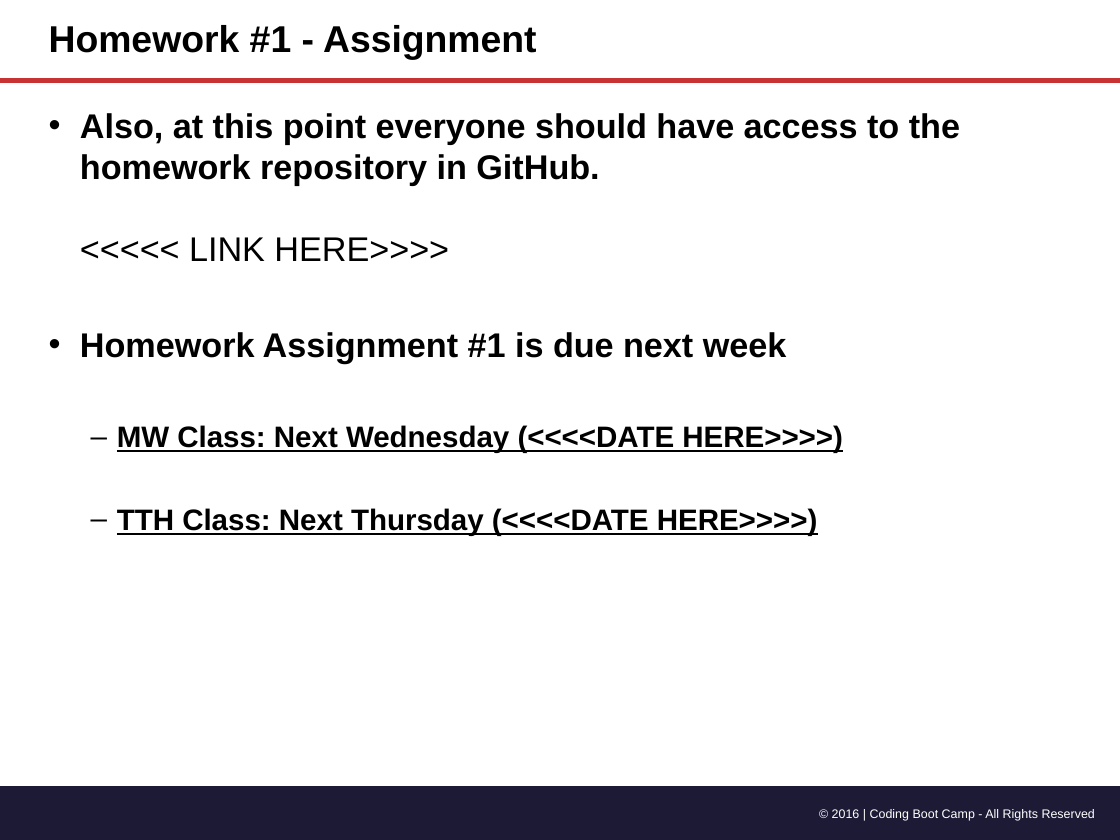
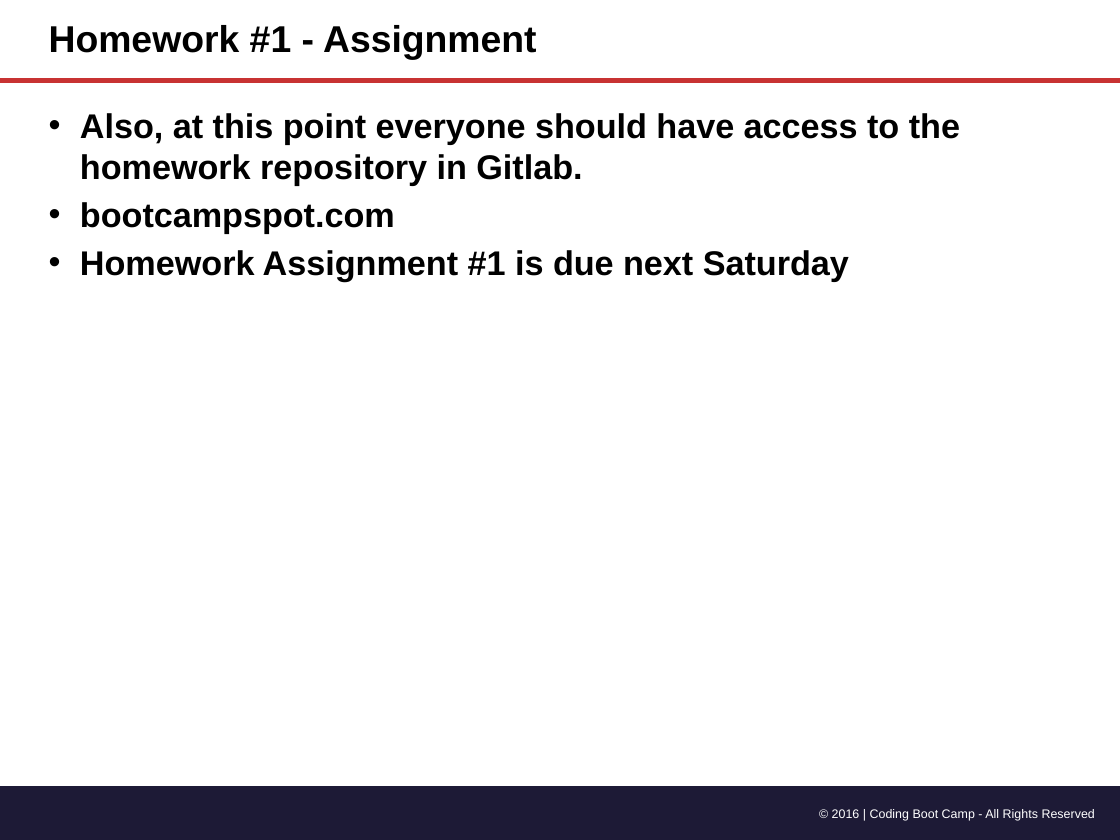
Before and after one commit to katberry1991/bootcamp, a slide deck: slide 5 of 01-25-17:01-26-17-HTML:CSS:Git-1.2/Slide-Shows/Gitn_Pro_HTML_CSS.pptx. Drawn at 1120x840 pixels with LibreOffice and Linux fonts; fonts in the diff are those of the drawing. Boxes give left, top, right and bottom in pixels: in the first picture for what was removed or moved away, otherwise in the second. Text is boxed around its words. In the diff, an @@ line names an element or a change of style, - is before the commit and + after.

```diff
--- a/01-25-17:01-26-17-HTML:CSS:Git-1.2/Slide-Shows/Gitn_Pro_HTML_CSS.pptx
+++ b/01-25-17:01-26-17-HTML:CSS:Git-1.2/Slide-Shows/Gitn_Pro_HTML_CSS.pptx
@@ text at (x1=80, y1=113, x2=960, y2=282): text changed @@
-• Also, at this point everyone should have access to the homework repository in GitHub.
-  <<<<< LINK HERE>>>>
-• Homework Assignment #1 is due next week
-  – MW Class: Next Wednesday (<<<<DATE HERE>>>>)
-  – TTH Class: Next Thursday (<<<<DATE HERE>>>>)
+• Also, at this point everyone should have access to the homework repository in Gitlab.
+• bootcampspot.com
+• Homework Assignment #1 is due next Saturday
```
Also in this commit, not shown: 2 other slides changed, 1 slide added, 10 other files.
